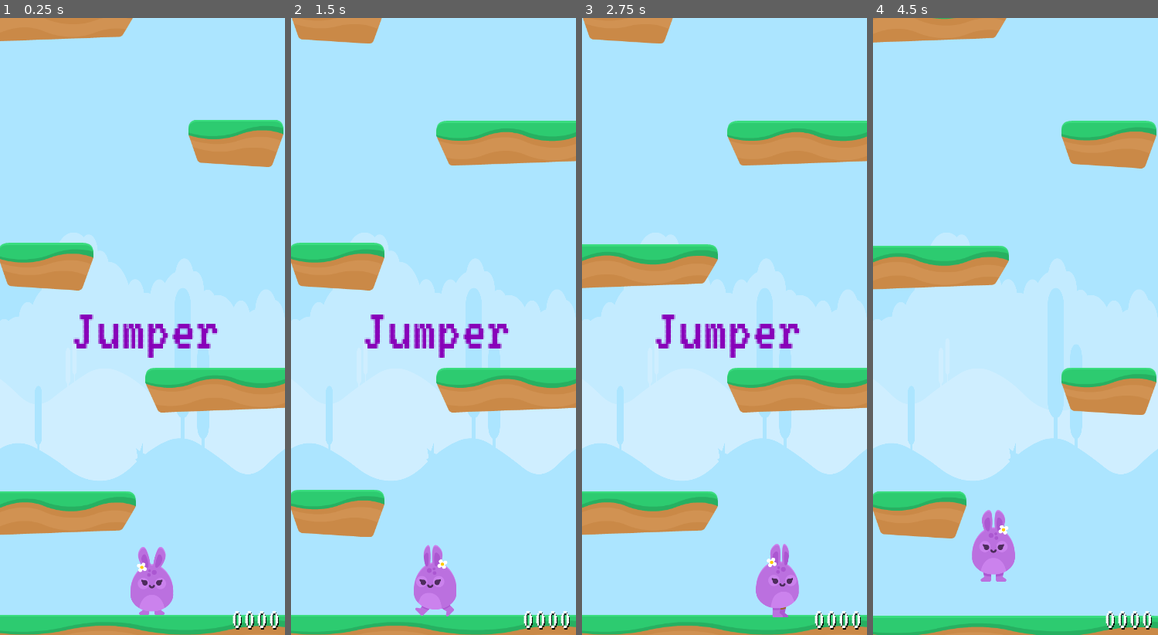
Above: before the commit, frames 1-4 (left to right).
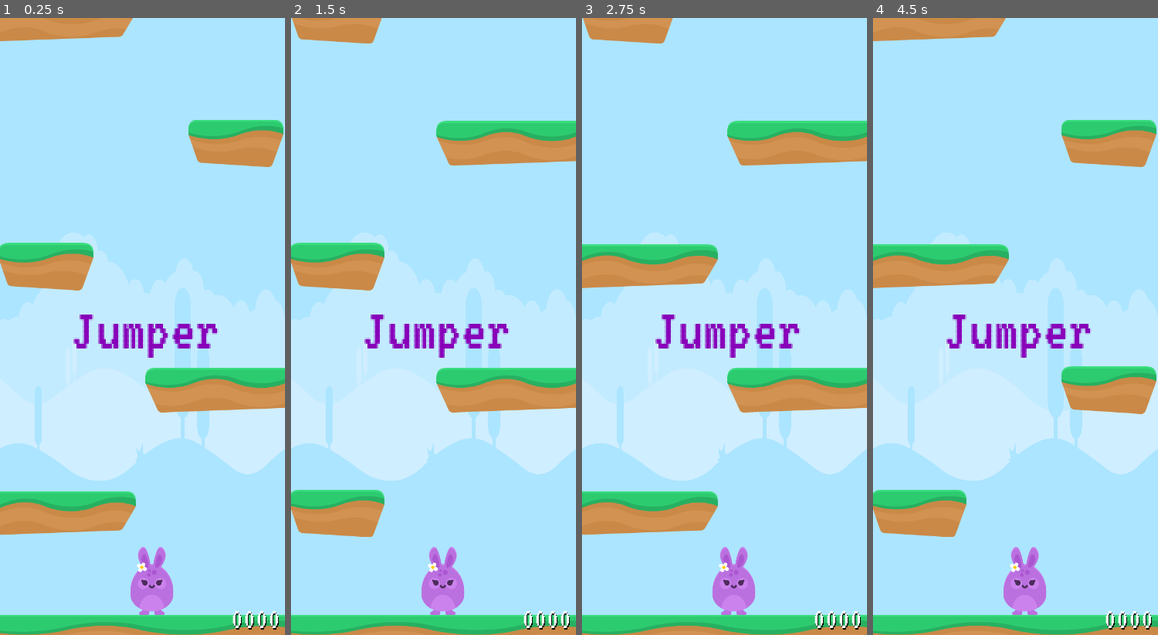
Above: after the commit, the same moments.

Repository: cacilhas/jumper
Game: Godot game, scene res://Main.tscn
The game is run twice, just before and just after one commit, with the same random seed, the same clock (stepped at 60 frames per second) and the same inputs.
Inputs (mouse positions are in pixels of both pictures, inside the frame that each line leads up to):
- Up to frame 1 (0.25 s): no input
- Up to frame 2 (1.5 s): tap Enter (ui_accept) at 0.5, 0.77, 0.8, 1.07, 1.35 s; move the mouse to (496, 295) at 0.52 s; hold Right (ui_right) 0.53-1.28 s; tap Space (ui_select) at 0.6 s; click (496, 295) at 0.67 s; move the mouse to (376, 357) at 1.27 s; hold Left (ui_left) from 1.28 s (still down)
- Up to frame 3 (2.75 s): tap Enter (ui_accept) at 1.52, 1.82, 2.3 s; tap Space (ui_select) at 1.55, 2.1 s; move the mouse to (753, 190) at 2.02 s; release Left (ui_left) at 2.03 s; hold Right (ui_right) from 2.03 s (still down)
- Up to frame 4 (4.5 s): move the mouse to (1001, 449) at 2.77 s; release Right (ui_right) at 2.78 s; hold Up (ui_up) 2.78-3.53 s; tap Space (ui_select) at 2.85, 4.35 s; click (1001, 449) at 2.92 s; tap Enter (ui_accept) at 3.02, 3.32, 3.6, 3.77, 4.07 s; move the mouse to (1101, 419) at 3.52 s; hold Left (ui_left) from 3.53 s (still down); move the mouse to (930, 233) at 4.27 s

The runs differ from the first frame. In frame 2, 0.8% of the frame differs, in the area x 43-61%, y 85-97%; in frame 3, 2.3%; in frame 4, 5.6%, in the area x 0-100%, y 0-100%.

Commit message:
use touch to move

Diff:
--- a/HUD.gd
+++ b/HUD.gd
@@ -1,7 +1,10 @@
 extends Control
+
+signal restart()
 
 onready var title := $Title
 onready var game_over := $GameOver
+onready var restart := $Restart
 onready var game_over_audio := $GameOverAudio
 onready var score := $Score
 onready var shadow := $Shadow
@@ -22,9 +25,14 @@
 func _on_dead():
 	timer.stop()
 	game_over.show()
+	restart.show()
 	game_over_audio.play()
 
 
 func _on_start():
 	title.hide()
 	timer.start()
+
+
+func _on_Restart_pressed():
+	emit_signal("restart")
--- a/HUD.tscn
+++ b/HUD.tscn
@@ -90,8 +90,25 @@
 "_edit_use_anchors_": false
 }
 
+[node name="Restart" type="Button" parent="."]
+visible = false
+anchor_left = 0.5
+anchor_top = 1.0
+anchor_right = 0.5
+anchor_bottom = 1.0
+margin_left = -82.1951
+margin_top = -333.788
+margin_right = 111.805
+margin_bottom = -262.788
+custom_fonts/font = SubResource( 1 )
+text = "Restart"
+__meta__ = {
+"_edit_use_anchors_": false
+}
+
 [node name="Timer" type="Timer" parent="."]
 
 [node name="GameOverAudio" type="AudioStreamPlayer2D" parent="."]
 stream = ExtResource( 3 )
+[connection signal="pressed" from="Restart" to="." method="_on_Restart_pressed"]
 [connection signal="timeout" from="Timer" to="." method="_on_timeout"]
--- a/Main.gd
+++ b/Main.gd
@@ -5,4 +5,8 @@
 	if Input.is_action_pressed("ui_cancel"):
 		get_tree().quit()
 	if Input.is_action_just_pressed("ui_accept"):
-		get_tree().reload_current_scene()
+		_on_restart()
+
+
+func _on_restart():
+	get_tree().reload_current_scene()
--- a/Main.tscn
+++ b/Main.tscn
@@ -25,3 +25,4 @@
 [connection signal="dead" from="Player" to="HUD" method="_on_dead"]
 [connection signal="start" from="Player" to="Platform" method="_on_start"]
 [connection signal="start" from="Player" to="HUD" method="_on_start"]
+[connection signal="restart" from="HUD" to="." method="_on_restart"]
--- a/Player.gd
+++ b/Player.gd
@@ -3,84 +3,73 @@
 signal start()
 signal dead()
 
+var gravity := 3000.0
+var jump_force := 1400.0
+var speed := 640
+
 onready var sprite := $Sprite
 onready var jump_audio := $JumpAudio
-var screen_size: Vector2
-var moving := Vector2(0, 1)
+onready var screen_size := get_viewport_rect().size
+onready var vforce := gravity
+onready var target := position.x
+var jump := false
+var grounded := true
 var started := false
-export(Vector2) var speed: Vector2
-var jump := {
-	force = -1.0,
-	jumping = false,
-	decay = 1.0,
-	grounded = true,
-}
 
 
-func _ready() -> void:
-	screen_size = get_viewport_rect().size
+func _input(event: InputEvent) -> void:
+	if event is InputEventScreenTouch:
+		target = event.position.x
+		if abs(target - position.x) < 5:
+			target = position.x
+
+		if position.y - event.position.y > 64:
+			_jump()
+
+
+func _jump():
+	if jump or not grounded:
+		return
+	grounded = false
+	jump = true
+	vforce = -jump_force
+	if not started:
+		emit_signal("start")
+		started = true
+	jump_audio.play()
 
 
 func _process(delta: float) -> void:
-	if moving.x < 0:
+	var dx := target - position.x
+	if -5 < dx and dx < 5:
+		dx = 0
+		target = position.x
+	dx = clamp(dx, -1, 1)
+
+	if dx < 0:
 		sprite.flip_h = true
-	elif moving.x > 0:
+	elif dx > 0:
 		sprite.flip_h = false
 
-	if jump.jumping:
+	if jump:
 		sprite.animation = "jump"
-	elif moving.x == 0:
+	elif not grounded:
+		sprite.animation = "hurt"
+	elif dx == 0:
 		sprite.animation = "ready"
 	else:
 		sprite.animation = "walk"
 
-	move_and_collide(Vector2(moving.x, 0) * speed.x * delta)
+	move_and_collide(Vector2(dx * speed * delta, 0))
 	position.x = clamp(position.x, 0, screen_size.x)
 
-	moving.y = clamp(moving.y + delta * jump.decay, -1, 1)
-	var body := move_and_collide(Vector2(0, moving.y) * speed.y * delta)
+	vforce += clamp(gravity * delta, -1000, gravity)
+	var body = move_and_collide(Vector2(0, vforce * delta))
 	if body != null:
-		jump.jumping = false
-		if body.position.y > position.y:
-			jump.grounded = true
-		elif moving.y < 0:
-			moving.y = 0
-	position.y = clamp(position.y, 0, screen_size.y * 2)
+		jump = false
+		grounded = abs(body.normal.y + 1) < 0.125
+		vforce = clamp(vforce, 0, gravity)
 
 	if position.y > screen_size.y:
 		emit_signal("dead")
 		queue_free()
-
-
-func _input(event: InputEvent) -> void:
-	moving.x = 0
-
-	if event is InputEventKey:
-		if Input.is_action_pressed("ui_right"):
-			moving.x += 1
-		if Input.is_action_pressed("ui_left"):
-			moving.x -= 1
-		if (Input.is_action_just_pressed("ui_up") or Input.is_action_just_pressed("ui_select")):
-			_jump()
-
-	elif event is InputEventScreenTouch:
-		if event.position.x < position.x:
-			moving.x -= 1
-		elif event.position.x > position.x:
-			moving.x += 1
-
-		if event.position.y < position.y:
-			_jump()
-
-
-func _jump() -> void:
-	if not jump.grounded:
-		return
-
-	moving.y = jump.force
-	jump.jumping = true
-	jump.grounded = false
-	if not started:
-		started = true
-		emit_signal("start")
-	jump_audio.play()
--- a/Player.tscn
+++ b/Player.tscn
@@ -16,14 +16,14 @@
 "name": "ready",
 "speed": 5.0
 }, {
+"frames": [ ExtResource( 5 ), ExtResource( 1 ) ],
+"loop": true,
+"name": "jump",
+"speed": 5.0
+}, {
 "frames": [ ExtResource( 3 ), ExtResource( 2 ) ],
 "loop": true,
 "name": "walk",
-"speed": 5.0
-}, {
-"frames": [ ExtResource( 5 ), ExtResource( 1 ) ],
-"loop": true,
-"name": "jump",
 "speed": 5.0
 }, {
 "frames": [ ExtResource( 6 ) ],
@@ -39,7 +39,6 @@
 z_index = 2
 collision_layer = 4
 script = ExtResource( 7 )
-speed = Vector2( 250, 600 )
 
 [node name="Sprite" type="AnimatedSprite" parent="."]
 frames = SubResource( 1 )
Not shown, changed: .mono/metadata/ide_server_meta.txt
